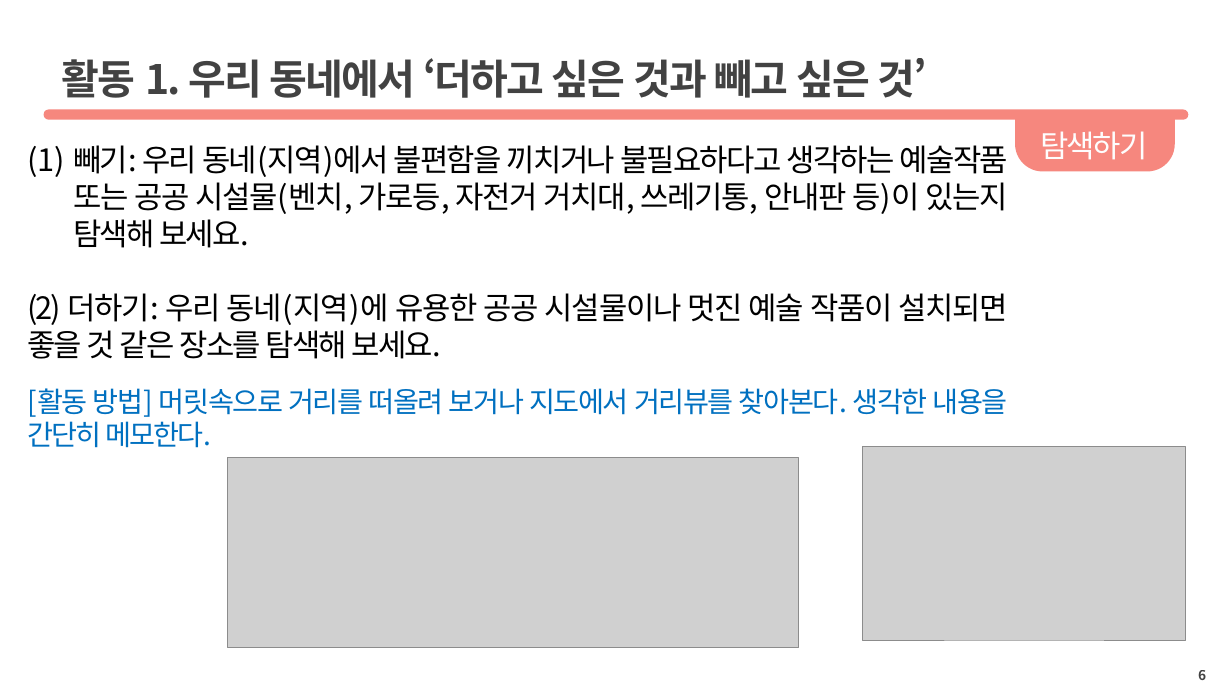
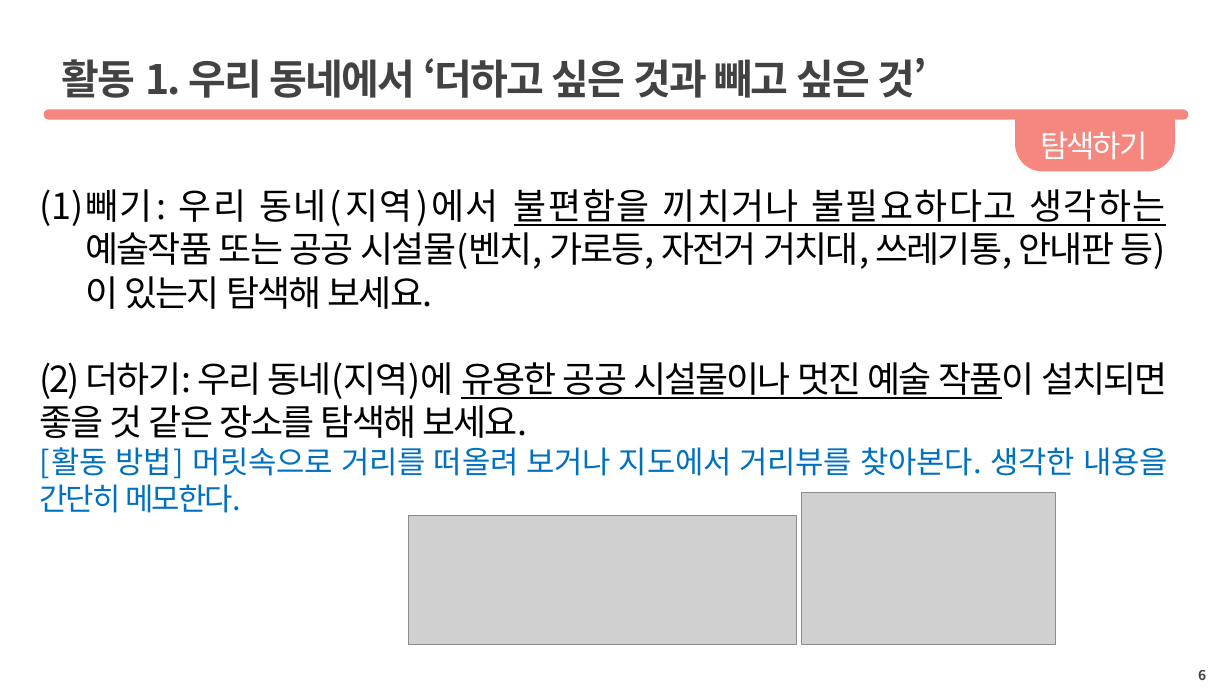
Before and after one commit to biossam/humanskill_art, a slide deck: slide 6 of files/demo/18.pptx. Drawn at 1232x693 pixels with LibreOffice and Linux fonts; fonts in the diff are those of the drawing; grey boxes stand for pictures; background and template pictures are left out. Boxes give left, top, right and bottom in pixels: in the first picture for what was removed or moved away, otherwise in the second. Text is boxed around its words. In the diff, an @@ line names an element or a change of style, - is before the commit and + after.

```diff
--- a/files/demo/18.pptx
+++ b/files/demo/18.pptx
@@ text "빼기: 우리 동네(지역)에서 불편함을 끼치거나 ...": place and size @@
-text "빼기: 우리 동네(지역)에서 불편함을 끼치거나 ..." at bbox=[27, 145, 1009, 448]
+text "빼기: 우리 동네(지역)에서 불편함을 끼치거나 ..." at bbox=[39, 189, 1168, 513]
@@ text "빼기: 우리 동네(지역)에서 불편함을 끼치거나 ..." at bbox=[39, 189, 1168, 513]: size 24 to 28 pt in "빼기: 우리 동네(지역)에서 불편함을 끼치거나 불필요하다고 생각하는 ...", "(2) 더하기: 우리 동네(지역)에 유용한 공공 시설물이나 ..."; underline on in "불편함을 끼치거나 불필요하다고 생각하는", "유용한 공공 시설물이나 멋진 예술 작품이"; size 22 to 24 pt in "[활동 방법] 머릿속으로 거리를 떠올려 보거나 지도에서 ..." @@
@@ picture: place and size @@
-picture at bbox=[863, 447, 1187, 640]
+picture at bbox=[801, 493, 1055, 644]
@@ picture: place and size @@
-picture at bbox=[227, 457, 799, 647]
+picture at bbox=[409, 516, 797, 644]
```
Also in this commit, not shown: 5 other slides changed, 11 other files.
